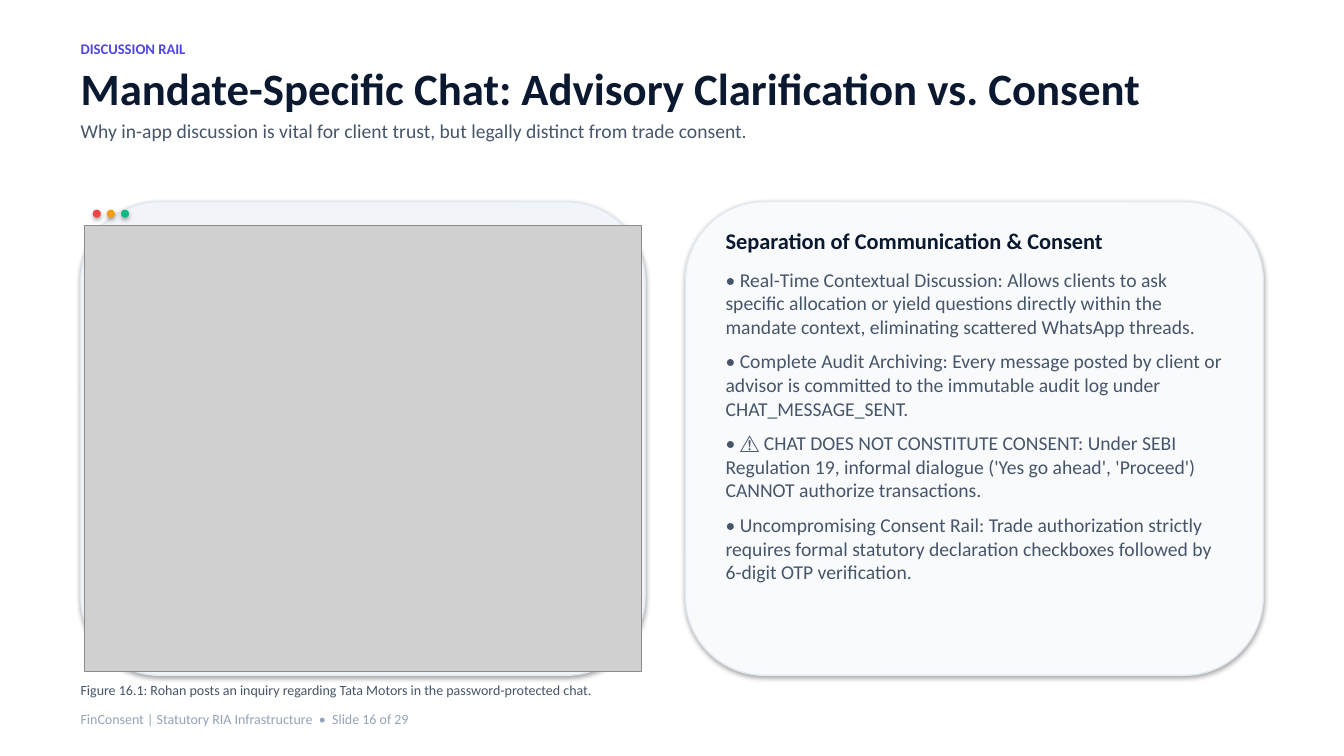
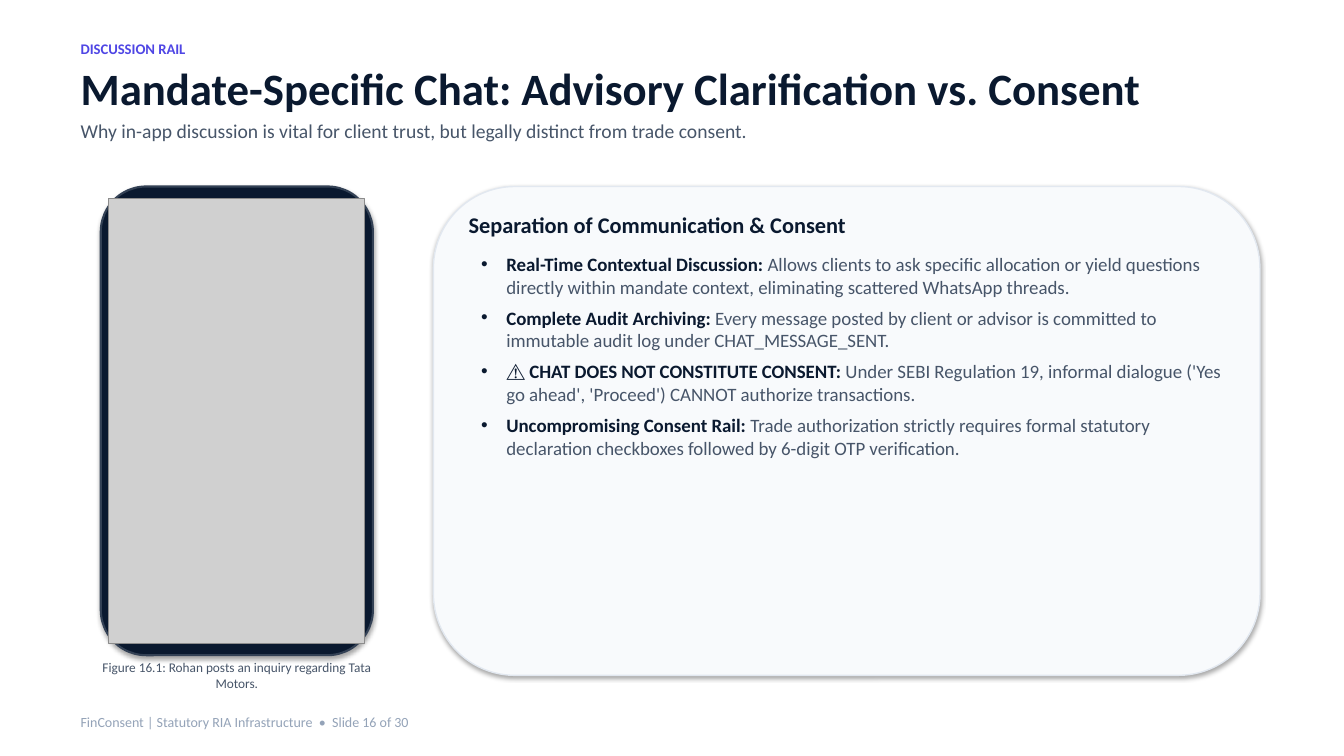
Before and after one commit to AtharvaSDeshpande/FinConsent, a slide deck: slide 16 of FinConsent-Client-Presentation.pptx. Drawn at 1344x756 pixels with LibreOffice and Linux fonts; fonts in the diff are those of the drawing; grey boxes stand for pictures. Boxes give left, top, right and bottom in pixels: in the first picture for what was removed or moved away, otherwise in the second. Text is boxed around its words. In the diff, an @@ line names an element or a change of style, - is before the commit and + after.

```diff
--- a/FinConsent-Client-Presentation.pptx
+++ b/FinConsent-Client-Presentation.pptx
@@ rounded rectangle: place and size @@
-rounded rectangle at bbox=[81, 202, 645, 676]
+rounded rectangle at bbox=[101, 187, 373, 655]
@@ rounded rectangle at bbox=[101, 187, 373, 655]: fill #F1F5F9 to #0A192F; outline #E2E8F0 1 pt to #334155 1.5 pt @@
@@ picture added at bbox=[109, 199, 365, 643] @@
@@ rounded rectangle: place and size @@
-rounded rectangle at bbox=[686, 202, 1263, 676]
+rounded rectangle at bbox=[434, 187, 1260, 676]
@@ text "Separation of Communication & Consent": place and size @@
-text "Separation of Communication & Consent" at bbox=[726, 233, 1221, 583]
+text "Separation of Communication & Consent" at bbox=[469, 217, 1220, 458]
@@ picture removed at bbox=[85, 226, 641, 671] @@
@@ ellipse removed at bbox=[93, 210, 101, 218] @@
@@ ellipse removed at bbox=[107, 210, 115, 218] @@
@@ ellipse removed at bbox=[121, 210, 129, 218] @@
@@ text at bbox=[506, 257, 1220, 458]: text changed; size 14 to 13.5 pt @@
-• Real-Time Contextual Discussion: Allows clients to ask specific allocation or yield questions directly within the mandate context, eliminating scattered WhatsApp threads.
-• Complete Audit Archiving: Every message posted by client or advisor is committed to the immutable audit log under CHAT_MESSAGE_SENT.
-• ⚠️ CHAT DOES NOT CONSTITUTE CONSENT: Under SEBI Regulation 19, informal dialogue ('Yes go ahead', 'Proceed') CANNOT authorize transactions.
-• Uncompromising Consent Rail: Trade authorization strictly requires formal statutory declaration checkboxes followed by 6-digit OTP verification.
+• Real-Time Contextual Discussion: Allows clients to ask specific allocation or yield questions directly within mandate context, eliminating scattered WhatsApp threads.
+• Complete Audit Archiving: Every message posted by client or advisor is committed to immutable audit log under CHAT_MESSAGE_SENT.
+• ⚠️ CHAT DOES NOT CONSTITUTE CONSENT: Under SEBI Regulation 19, informal dialogue ('Yes go ahead', 'Proceed') CANNOT authorize transactions.
+• Uncompromising Consent Rail: Trade authorization strictly requires formal statutory declaration checkboxes followed by 6-digit OTP verification.
@@ text at bbox=[102, 662, 371, 688]: text changed; size 10 to 9.5 pt @@
-Figure 16.1: Rohan posts an inquiry regarding Tata Motors in the password-protected chat.
+Figure 16.1: Rohan posts an inquiry regarding Tata Motors.
@@ text at bbox=[81, 717, 408, 729]: text changed @@
-FinConsent | Statutory RIA Infrastructure • Slide 16 of 29
+FinConsent | Statutory RIA Infrastructure • Slide 16 of 30
```
Also in this commit, not shown: 28 other slides changed, 1 slide added, 27 other files.
